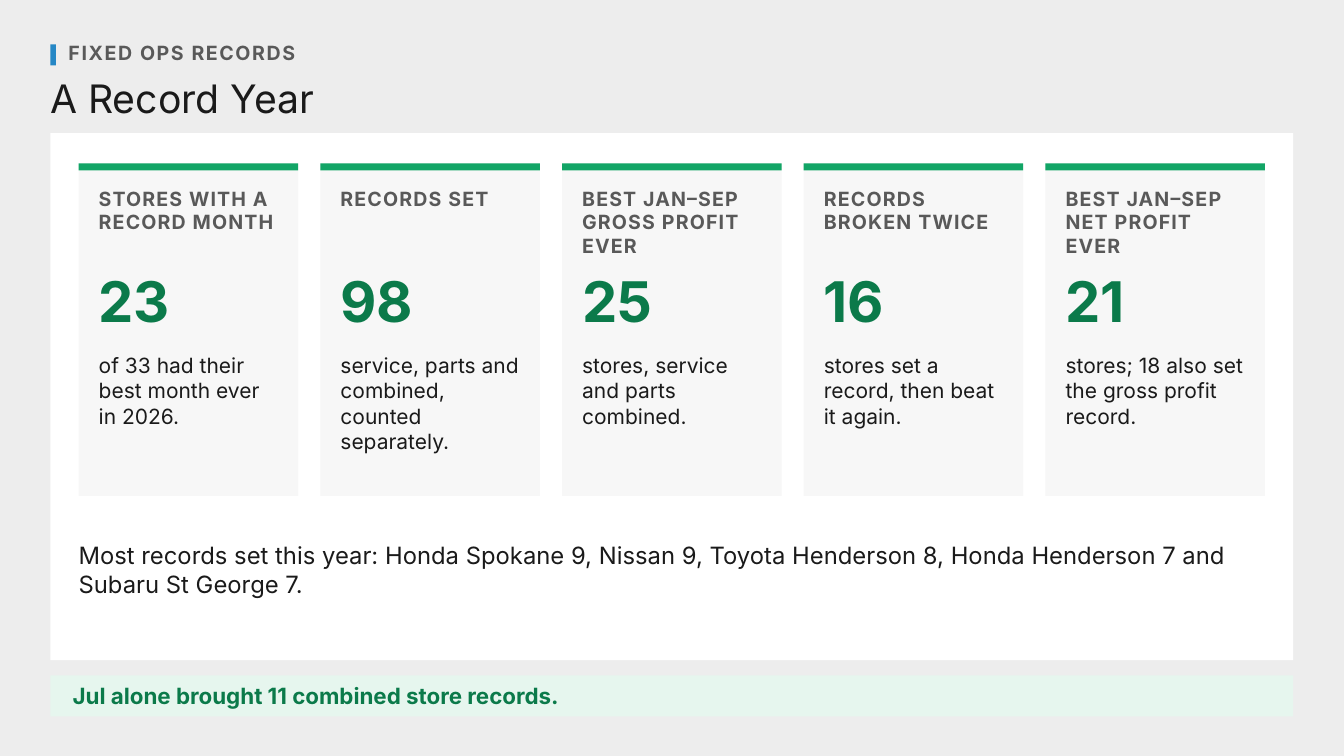
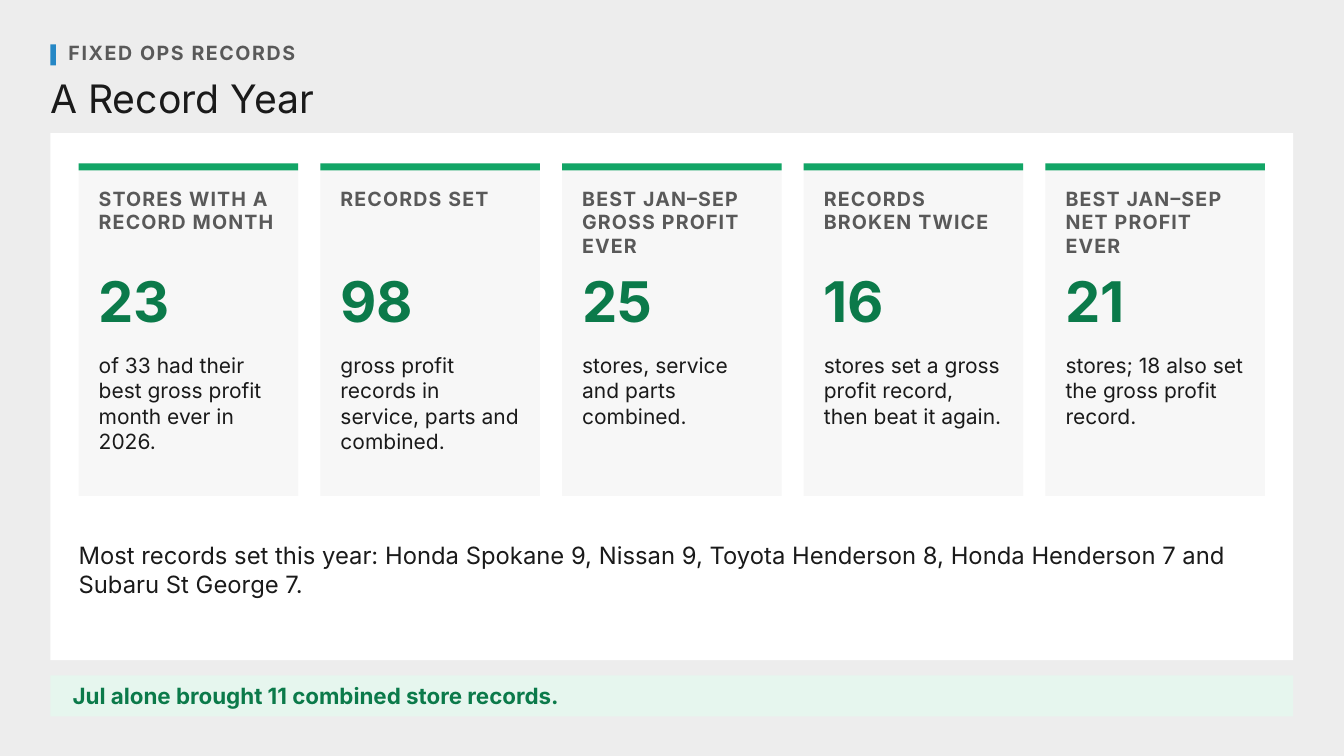
Before and after one commit to Ndresner/Noah, a slide deck: slide 1 of day2-deck/decks/Store Records with Net - Review.pptx. Drawn at 1344x756 pixels with LibreOffice and Linux fonts; fonts in the diff are those of the drawing. Boxes give left, top, right and bottom in pixels: in the first picture for what was removed or moved away, otherwise in the second. Text is boxed around its words. In the diff, an @@ line names an element or a change of style, - is before the commit and + after.

```diff
--- a/day2-deck/decks/Store Records with Net - Review.pptx
+++ b/day2-deck/decks/Store Records with Net - Review.pptx
@@ text at (99,357,262,449): text changed @@
-of 33 had their best month ever in 2026.
+of 33 had their best gross profit month ever in 2026.
@@ text at (340,357,519,450): text changed @@
-service, parts and combined, counted separately.
+gross profit records in service, parts and combined.
@@ text at (824,358,1001,429): text changed @@
-stores set a record, then beat it again.
+stores set a gross profit record, then beat it again.
```
Also in this commit, not shown: 2 other files.
